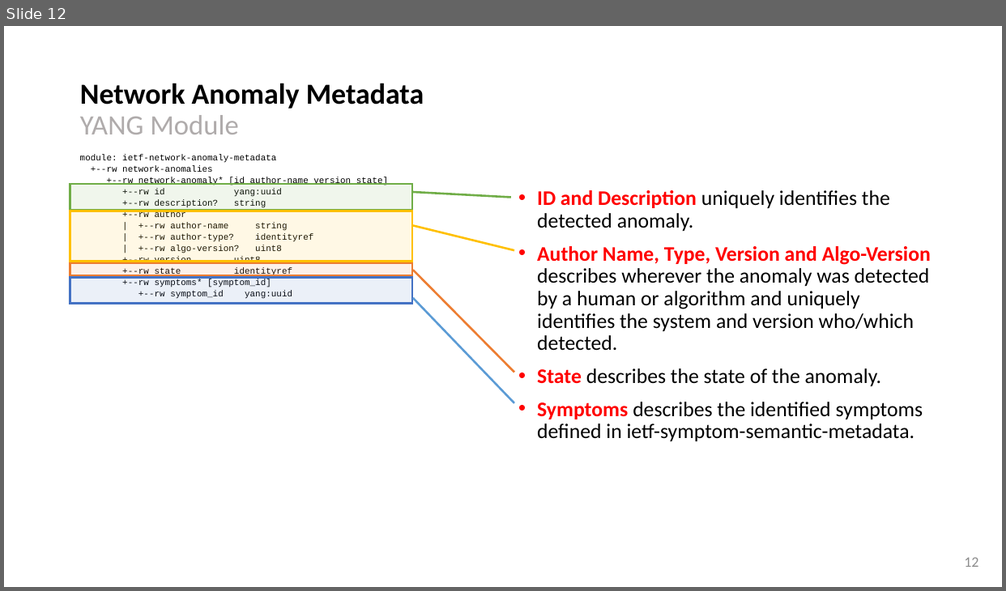
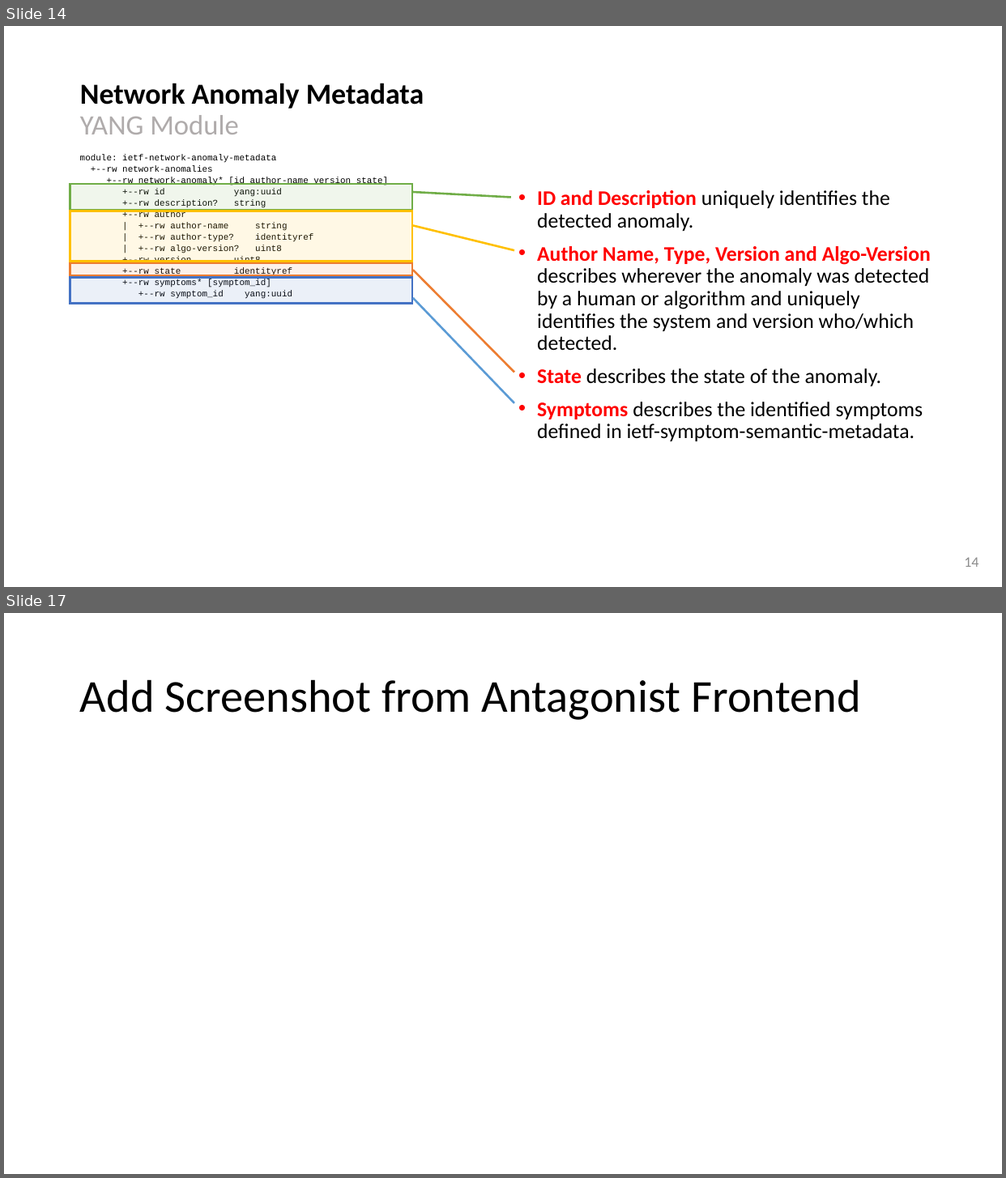
Before and after one commit to network-analytics/ietf-network-analytics-document-status, a slide deck: 119/NMOP/draft-netana-nmop-network-anomaly-semantics-and-lifecycle.pptx. Shown one above the other, each under a label of ours: slide 12 before the commit, slides 14 and 17 after it; the slides between them are not shown. The pictures are 1006x591 and 1006x1178 pixels, drawn with LibreOffice and Linux fonts; fonts in the diff are those of the drawing. Boxes give left, top, right and bottom in pixels: in the first picture for what was removed or moved away, otherwise in the second. Text is boxed around its words. In the diff, an @@ line names an element or a change of style, - is before the commit and + after.

```diff
--- a/119/NMOP/draft-netana-nmop-network-anomaly-semantics-and-lifecycle.pptx
+++ b/119/NMOP/draft-netana-nmop-network-anomaly-semantics-and-lifecycle.pptx
@@ slide 17 added at <box>4,613,1002,1174</box>, background #FFFFFF @@
@@ title added at <box>80,679,860,720</box>, 44 pt, text #000000 @@
+Add Screenshot from Antagonist Frontend
@@ what was slide 12 is now slide 14 @@
@@ page number at <box>964,557,978,567</box>: text changed @@
-12
+14
```
Also in this commit, not shown: 5 slides changed, 4 other slides added, 1 slide removed, 2 other files.
